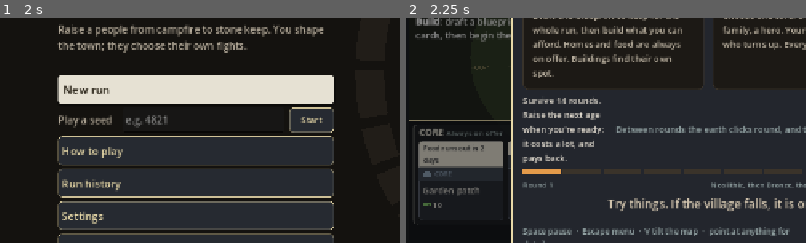
Above: before the commit, frames 1-2 (left to right).
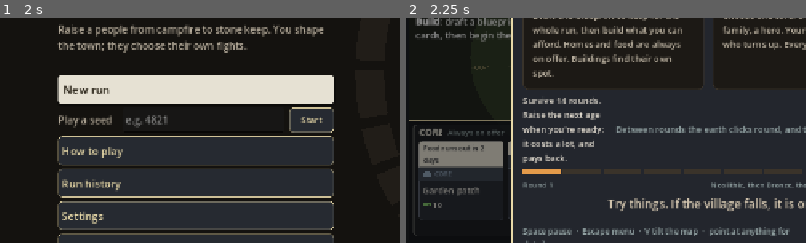
Above: after the commit, the same moments.

Repository: carltonbonks/YourEarthKeepsTurning-CityBuilder
Game: Godot game, scene res://game/main.tscn
The game is run twice, just before and just after one commit, with the same random seed, the same clock (stepped at 60 frames per second) and the same inputs.
Inputs:
- Up to frame 1 (2 s): click "Begin round 1" at 0.5 s; click "Begin round 1" at 1.25 s
- Up to frame 2 (2.25 s): click "New run" at 2 s
The pictures show only the part of the screen within x 0-50%, y 38-88%; the shares and areas given below are measured in that part.

Frame 1 is identical in both runs. In frame 2, 0.2% of the frame differs, in the area x 2-25%, y 49-97%.

Commit message:
Shrink to fit instead of scrolling: the hand, hero portraits and pop-ups
The build hand no longer scrolls sideways: when its cards are wider than
the strip, the section hints go and the row scales down to fit (to 0.55),
and the strip gets shorter with it. Hero portraits narrow to share the
strip's width. Pop-ups (Overlays) scale down to fit the screen instead of
running off it, so Who did what drops its scroll box. Only long lists
(the story log, Run history) still scroll.

Co-Authored-By: Claude Opus 5.5 (1M context) <noreply@anthropic.com>
Claude-Session: https://claude.ai/code/session_01Q8LFLPiQQH7EMqoYSin44N

Diff:
--- a/game/build_hand_view.gd
+++ b/game/build_hand_view.gd
@@ -11,8 +11,9 @@
 ## ("Need 3 more wood"). Costs show red where the town is short. Shown only while building.
 ## Every choice goes through run.hand; `changed` asks the screen to refresh. Hovering a building
 ## card sends `previewing` with its type (and "" on leaving), so the map can blink the plot it would take.
-## The Begin round button sits at the hand's right end, outside the scrolling cards, so it is always in
-## the same place and never covered.
+## The Begin round button sits at the hand's right end, so it is always in the same place and never
+## covered. The hand never scrolls: when the cards are wider than the screen, the section hints go and
+## the whole row shrinks to fit (`_fit`), and the strip gets shorter with it.
 
 signal changed
 signal previewing(type: String)
@@ -20,6 +21,10 @@
 
 ## The height the hand keeps for its small cards (CardView), so the strip doesn't jump as cards change.
 const HAND_HEIGHT := 140.0
+## The row's height at full size: the cards plus each section's heading and edges.
+const ROW_HEIGHT := HAND_HEIGHT + 40.0
+## The row shrinks no further than this; past it the last cards are cut off at the screen's edge.
+const MIN_SCALE := 0.55
 ## The sections share one plain look: the cards' own bands say what kind each is, and the rarity colours stay
 ## for the cards' frames.
 const SECTION_COLOR := Color("#d8d4c8")
@@ -28,6 +33,10 @@
 ## The window the blueprint offers go in; main.gd places it over the map.
 var draft: DraftPopup
 var _row: HBoxContainer
+## Holds the row and clips it; the row is scaled to its width.
+var _shelf: Control
+## Each section's hint ("Always on offer"), hidden first when the cards don't fit.
+var _hints: Array[Label] = []
 var _begin: Button
 ## The round whose draft was last shown, so a hidden draft stays hidden until the next round's.
 var _draft_round := -1
@@ -43,16 +52,18 @@
 	var line := HBoxContainer.new()
 	line.add_theme_constant_override("separation", 10)
 	add_child(line)
-	var scroll := ScrollContainer.new()
-	# SHOW_NEVER, not DISABLED: the strip keeps its own height instead of taking the cards' (a new card measures
-	# itself tall for a frame before its width is known, CardView).
-	scroll.vertical_scroll_mode = ScrollContainer.SCROLL_MODE_SHOW_NEVER
-	scroll.custom_minimum_size.y = HAND_HEIGHT + 40
-	scroll.size_flags_horizontal = Control.SIZE_EXPAND_FILL
-	line.add_child(scroll)
+	# A plain Control, not a container: the strip keeps its own height instead of taking the cards' (a new
+	# card measures itself tall for a frame before its width is known, CardView), and the row can be scaled.
+	_shelf = Control.new()
+	_shelf.clip_contents = true
+	_shelf.custom_minimum_size.y = ROW_HEIGHT
+	_shelf.size_flags_horizontal = Control.SIZE_EXPAND_FILL
+	_shelf.resized.connect(_fit)
+	line.add_child(_shelf)
 	_row = HBoxContainer.new()
 	_row.add_theme_constant_override("separation", 14)
-	scroll.add_child(_row)
+	_row.minimum_size_changed.connect(_fit, CONNECT_DEFERRED)
+	_shelf.add_child(_row)
 	_begin = UiKit.primary(UiKit.button(line, "", func() -> void: begin_pressed.emit()), 18)
 	_begin.custom_minimum_size = Vector2(150, 72)
 	_begin.size_flags_vertical = Control.SIZE_SHRINK_CENTER
@@ -63,7 +74,9 @@
 	previewing.emit("")
 	_begin.text = "Begin round %d" % run.round_number
 	for child in _row.get_children():
+		_row.remove_child(child)
 		child.queue_free()
+	_hints.clear()
 	_draft_cards()
 	var core := _section("Core", "Always on offer")
 	for type: String in run.hand.basics():
@@ -89,6 +102,7 @@
 	var trading := _section("Trading", "The caravan's deals, once each this round")
 	_caravan_cards(trading)
 	_drop_if_empty(trading)
+	_fit.call_deferred()
 
 
 ## A labelled block of cards with a plain edge, so where one kind of card ends and the next begins is plain
@@ -119,12 +133,45 @@
 	head.mouse_filter = Control.MOUSE_FILTER_IGNORE
 	head.add_theme_font_size_override("normal_font_size", 12)
 	head.add_theme_font_size_override("bold_font_size", 14)
-	head.text = "[b][color=#%s]%s[/color][/b]  [color=#%s]%s[/color]" % [color.to_html(false), title.to_upper(), UiKit.HINT_COLOR.to_html(false), hint]
-	box.add_child(head)
+	head.text = "[b][color=#%s]%s[/color][/b]" % [color.to_html(false), title.to_upper()]
+	var top := HBoxContainer.new()
+	top.add_theme_constant_override("separation", 8)
+	box.add_child(top)
+	top.add_child(head)
+	var hint_label := UiKit.note(top, hint, 12)
+	hint_label.autowrap_mode = TextServer.AUTOWRAP_OFF
+	hint_label.vertical_alignment = VERTICAL_ALIGNMENT_CENTER
+	_hints.append(hint_label)
 	var cards := HBoxContainer.new()
 	cards.add_theme_constant_override("separation", 6)
 	box.add_child(cards)
 	return cards
+
+
+## Shrinks the row to the strip's width: the section hints go first, then the whole row scales down
+## (to MIN_SCALE at most), and the strip's height follows, giving the map back the room.
+func _fit() -> void:
+	var avail := _shelf.size.x
+	if avail <= 0.0:
+		return
+	_hints.assign(_hints.filter(func(h: Label) -> bool: return is_instance_valid(h) and not h.is_queued_for_deletion()))
+	for hint in _hints:
+		hint.visible = true
+	var width := _row.get_combined_minimum_size().x
+	if width > avail:
+		for hint in _hints:
+			hint.visible = false
+		width = _row.get_combined_minimum_size().x
+	var s := clampf(avail / maxf(1.0, width), MIN_SCALE, 1.0)
+	_row.scale = Vector2(s, s)
+	_row.position = Vector2.ZERO
+	_row.size = Vector2(width, ROW_HEIGHT)
+	_shelf.custom_minimum_size.y = ceilf(ROW_HEIGHT * s)
+
+
+## How much the row is shrunk to fit (1 at full size).
+func row_scale() -> float:
+	return _row.scale.x
 
 
 func _drop_if_empty(cards: HBoxContainer) -> void:
--- a/game/hero_strip.gd
+++ b/game/hero_strip.gd
@@ -3,16 +3,18 @@
 ## The heroes as a row of small portraits under the map: name and level, a health bar, a mood dot and
 ## what they are doing. Gear, bed, today's whim and the rest are in the hover card (Tooltips.hero).
 ## Clicking a portrait points the map at that hero. Heroes no longer in town share one grey chip.
+## A big roster narrows the portraits (to MIN_CHIP_WIDTH) so they all fit without scrolling.
 
 signal hero_pressed(hero: Unit)
 
 const CHIP_WIDTH := 150.0
+const MIN_CHIP_WIDTH := 72.0
 
 var run: RunState
 var _row: HBoxContainer
 ## The heroes the row was built for, so it is only rebuilt when someone joins or leaves.
 var _shown: Array = []
-## Per portrait: [hero, health bar, mood dot, intent label, name label].
+## Per portrait: [hero, health bar, mood dot, intent label, name label, the portrait].
 var _parts: Array = []
 
 
@@ -21,6 +23,7 @@
 	# A big roster still scrolls (wheel or drag), but no bar eats the strip's height.
 	horizontal_scroll_mode = ScrollContainer.SCROLL_MODE_SHOW_NEVER
 	custom_minimum_size.y = 62
+	resized.connect(_fit_chips)
 	_row = HBoxContainer.new()
 	_row.add_theme_constant_override("separation", 6)
 	add_child(_row)
@@ -47,6 +50,7 @@
 
 func _rebuild(living: Array[Unit]) -> void:
 	for child in _row.get_children():
+		_row.remove_child(child)
 		child.queue_free()
 	_parts.clear()
 	if living.is_empty() and run.fallen.is_empty() and run.departed.is_empty():
@@ -81,7 +85,7 @@
 		doing.add_theme_color_override("font_color", UiKit.HINT_COLOR)
 		line.add_child(doing)
 		_row.add_child(chip)
-		_parts.append([hero, hp, dot, doing, name])
+		_parts.append([hero, hp, dot, doing, name, chip])
 	var lost := run.fallen.size() + run.departed.size()
 	if lost > 0:
 		var chip := TipChip.new()
@@ -92,6 +96,20 @@
 		l.add_theme_font_size_override("font_size", 12)
 		chip.add_child(l)
 		_row.add_child(chip)
+	_fit_chips()
+
+
+## Shares the strip's width between the portraits: full width when there's room, narrower for a big roster.
+func _fit_chips() -> void:
+	if _parts.is_empty() or size.x <= 0.0:
+		return
+	var sep := float(_row.get_theme_constant("separation"))
+	var lost := 0.0
+	if _row.get_child_count() > _parts.size():
+		lost = (_row.get_child(-1) as Control).get_combined_minimum_size().x + sep
+	var each := floorf((size.x - lost - sep * (_parts.size() - 1)) / _parts.size()) - 1.0
+	for parts: Array in _parts:
+		(parts[5] as Control).custom_minimum_size.x = clampf(each, MIN_CHIP_WIDTH, CHIP_WIDTH)
 
 
 static func _health_color(share: float) -> Color:
--- a/game/impact_view.gd
+++ b/game/impact_view.gd
@@ -154,14 +154,11 @@
 		UiKit.note(parent, "Nothing to show yet: this fills in as the round plays.", 13)
 		return
 	var dealt_all := maxi(1, total(impact, "dealt"))
-	var scroll := ScrollContainer.new()
-	scroll.custom_minimum_size = Vector2(820, 420)
-	scroll.horizontal_scroll_mode = ScrollContainer.SCROLL_MODE_DISABLED
-	parent.add_child(scroll)
+	# No scrolling: the table takes the room it needs, and the pop-up shrinks to fit the screen (Overlays).
 	var box := VBoxContainer.new()
-	box.size_flags_horizontal = Control.SIZE_EXPAND_FILL
+	box.custom_minimum_size.x = 820
 	box.add_theme_constant_override("separation", 6)
-	scroll.add_child(box)
+	parent.add_child(box)
 	for group: String in GROUPS:
 		var keys := sorted_rows(impact, group)
 		if keys.is_empty():
--- a/game/overlays.gd
+++ b/game/overlays.gd
@@ -2,7 +2,8 @@
 extends PanelContainer
 ## The dimmed pop-ups over the screen: the dawn pick and the relic pick (as cards, detail on hover),
 ## the end of a run, the menu (Esc), the full story log, Run history and the dev tuning panel. Choices go back to the screen
-## as signals; nothing here changes the run directly.
+## as signals; nothing here changes the run directly. A pop-up taller or wider than the screen shrinks
+## to fit (`_fit_panel`) rather than running off it.
 
 signal pick_taken(index: int)
 signal relic_picked(relic_id: String)
@@ -21,11 +22,16 @@
 ## Back to the title screen (from the menu).
 signal title_requested
 
+## The gap kept round a pop-up, and the most it shrinks to fit the screen.
+const EDGE := 12.0
+const MIN_SCALE := 0.6
+
 var run: RunState
 var settings: GameSettings
 ## A new run opens on "how a round works" before the traditions pick (every run, Yusuf 2026-10-24).
 var welcome_pending := false
 var _box: VBoxContainer
+var _panel: PanelContainer
 
 
 func _init() -> void:
@@ -33,9 +39,15 @@
 	var dim := StyleBoxFlat.new()
 	dim.bg_color = Color(0, 0, 0, 0.45)
 	add_theme_stylebox_override("panel", dim)
-	var center := CenterContainer.new()
+	# Placed by hand, not by a CenterContainer, so it can be scaled down to fit (containers reset scale).
+	var center := Control.new()
+	center.mouse_filter = Control.MOUSE_FILTER_IGNORE
+	center.resized.connect(_fit_panel)
+	visibility_changed.connect(_fit_panel)
 	add_child(center)
 	var panel := PanelContainer.new()
+	_panel = panel
+	panel.minimum_size_changed.connect(_fit_panel, CONNECT_DEFERRED)
 	var box_style := StyleBoxFlat.new()
 	box_style.bg_color = Color("#23262d")
 	box_style.border_color = UiKit.HEADING_COLOR
@@ -51,6 +63,18 @@
 	_box.add_theme_constant_override("separation", 8)
 	margin.add_child(_box)
 	hide()
+
+
+## Centres the pop-up, shrinking it to fit the screen when it is too big (never below MIN_SCALE).
+func _fit_panel() -> void:
+	var area := (_panel.get_parent() as Control).size
+	if area.x <= 0.0:
+		return
+	_panel.reset_size()
+	var want := _panel.size
+	var s := clampf(minf((area.x - 2.0 * EDGE) / want.x, (area.y - 2.0 * EDGE) / want.y), MIN_SCALE, 1.0)
+	_panel.scale = Vector2(s, s)
+	_panel.position = ((area - want * s) * 0.5).floor()
 
 
 ## Shows whatever the run is waiting on (a pick, a relic, the end), or hides.
--- a/tests/test_hud_layout.gd
+++ b/tests/test_hud_layout.gd
@@ -52,3 +52,44 @@
 	check_eq(alerts.fit(one), shown - 1, "room for one shows the first and the rest wait")
 	alerts.free()
 	run.dispose()
+
+
+func test_a_crowded_hand_shrinks_to_fit_instead_of_scrolling() -> void:
+	var screen: Control = load("res://game/main.tscn").instantiate()
+	screen.call("_ready")
+	screen.call("_new_run", 4821)
+	var run: RunState = screen.get("run")
+	for id: String in ["tin_bundle", "sellswords", "relic_dealer"]:
+		run.caravan.offers.append({"deal": id, "need": "", "taken": false})
+	screen.call("_refresh")
+	var hand: BuildHandView = screen.get("_hand_view")
+	check(hand.find_children("*", "ScrollContainer", true, false).is_empty(), "the hand has no scroll bar")
+	var shelf: Control = hand.get("_shelf")
+	shelf.size.x = 4000.0
+	hand.call("_fit")
+	check_eq(hand.row_scale(), 1.0, "with room, the cards keep their size")
+	shelf.size.x = 500.0
+	hand.call("_fit")
+	check(hand.row_scale() < 1.0 and hand.row_scale() >= BuildHandView.MIN_SCALE, "a narrow strip shrinks the row (%.2f)" % hand.row_scale())
+	check(shelf.custom_minimum_size.y < BuildHandView.ROW_HEIGHT, "and the strip gets shorter with it")
+	run.dispose()
+	screen.free()
+
+
+func test_a_big_roster_narrows_the_hero_portraits() -> void:
+	var run := RunState.new(Content.load_default(), 4821)
+	while run.living_heroes().size() < 6:
+		run.people.add_hero(run.people.make_hero())
+	var strip := HeroStrip.new()
+	strip.run = run
+	strip.size.x = 700.0
+	strip.refresh()
+	var parts: Array = strip.get("_parts")
+	check_eq(parts.size(), run.living_heroes().size(), "every hero has a portrait")
+	var total := 0.0
+	for p: Array in parts:
+		total += (p[5] as Control).custom_minimum_size.x
+	check(total <= 700.0, "the portraits share the strip's width (%.0f)" % total)
+	check((parts[0][5] as Control).custom_minimum_size.x < HeroStrip.CHIP_WIDTH, "each one is narrower than at full size")
+	strip.free()
+	run.dispose()
--- a/tools/snapshot.gd
+++ b/tools/snapshot.gd
@@ -171,12 +171,6 @@
 		hero.xp = run.content.num("xp_per_level") * hero.level
 		run.people.level_up(hero)
 	main._arena.celebrations.update(run, Time.get_ticks_msec())
-	if args["deals"] != "":
-		# Scroll the hand to its end so the Trading section shows.
-		await process_frame
-		for scroll in main.find_children("*", "ScrollContainer", true, false):
-			if (scroll as ScrollContainer).get_parent() is BuildHandView:
-				scroll.scroll_horizontal = 100000
 	if args["relic"] == "1" and run.phase == RunState.Phase.RELIC:
 		main._overlays.show_for_phase()
 	if args["impact"] == "1":
Not shown, changed: docs/DEVELOPMENT.md
